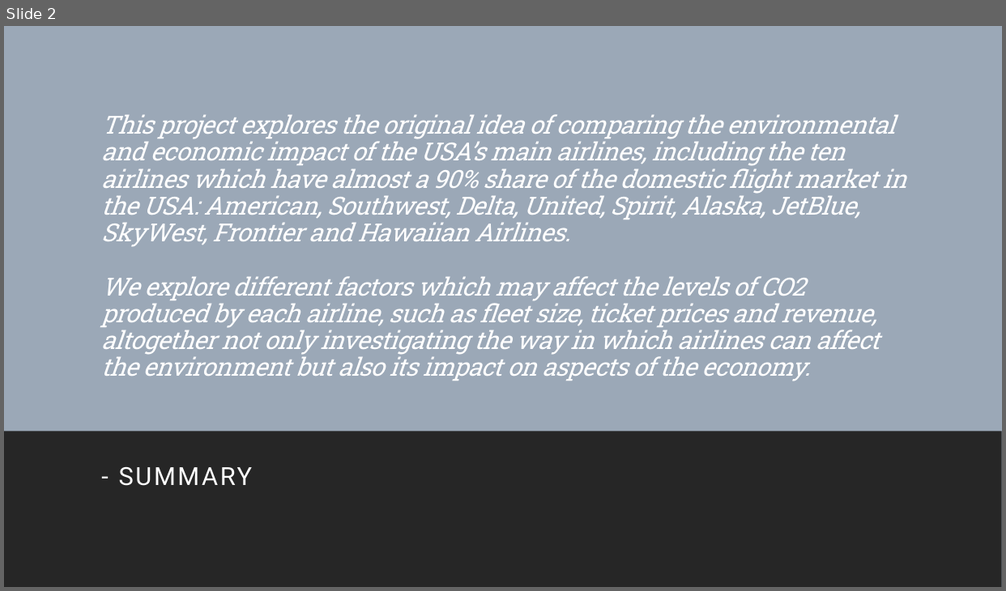
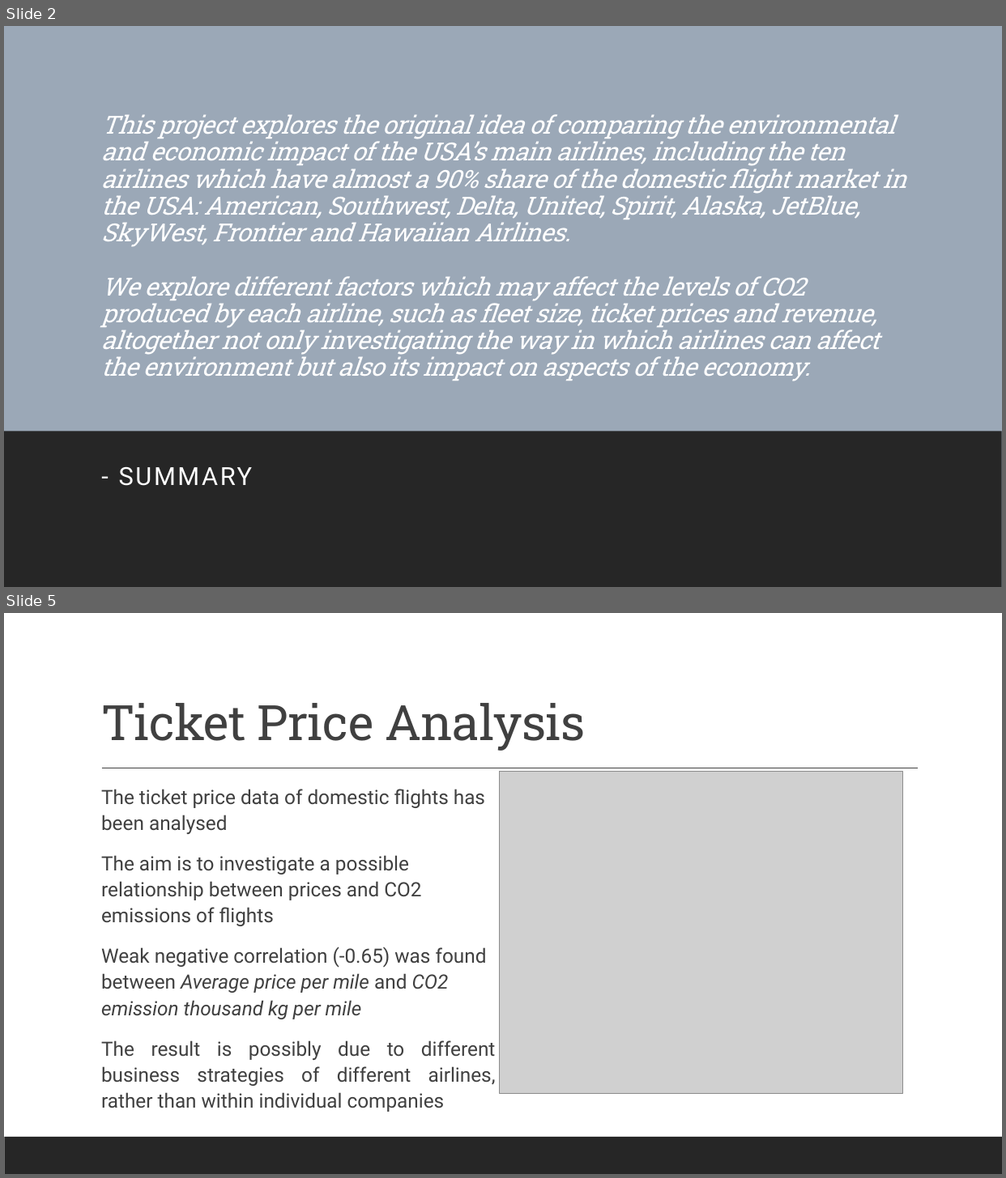
Before and after one commit to GenevaKirwan/CFG-Airline-Project, a slide deck: ProjectPresentation.pptx. Shown one above the other, each under a label of ours: slide 2 before the commit, slides 2 and 5 after it; the slides between them are not shown. The pictures are 1006x591 and 1006x1178 pixels, drawn with LibreOffice and Linux fonts; fonts in the diff are those of the drawing; grey boxes stand for pictures. Boxes give left, top, right and bottom in pixels: in the first picture for what was removed or moved away, otherwise in the second. Text is boxed around its words. In the diff, an @@ line names an element or a change of style, - is before the commit and + after.

```diff
--- a/ProjectPresentation.pptx
+++ b/ProjectPresentation.pptx
@@ slide 5 added at <box>4,613,1002,1174</box>, background #FFFFFF; not listed: 1 template element that a slide beside it also shows @@
@@ title added at <box>101,703,586,751</box>, 47 pt, text #404040 @@
+Ticket Price Analysis
@@ line added from (102, 769) to (918, 769), #404040 1 pt @@
@@ picture added at <box>500,772,903,1093</box> @@
@@ text added at <box>101,789,496,1086</box>, 19 pt, text #404040 @@
+  The ticket price data of domestic flights has been analysed
+  The aim is to investigate a possible relationship between prices and CO2 emissions of flights
+  Weak negative correlation (-0.65) was found between Average price per mile and CO2 emission thousand kg per mile
+  The result is possibly due to different business strategies of different airlines, rather than within individual companies
```
